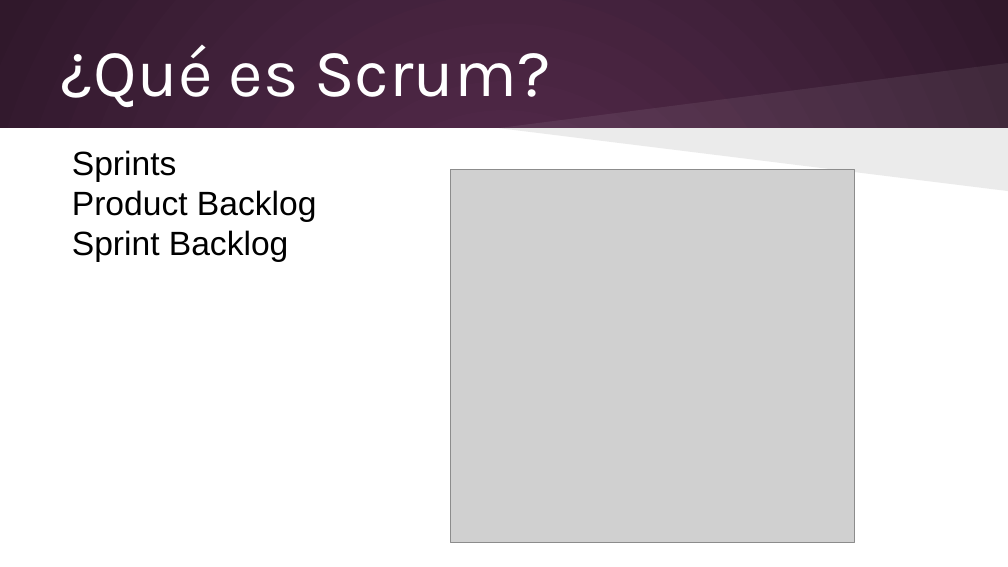
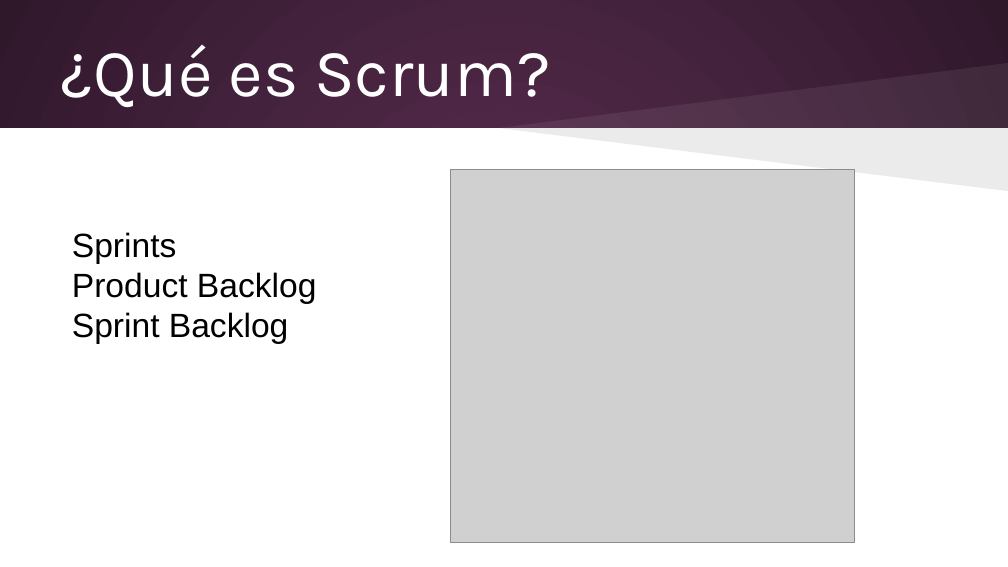
Before and after one commit to elizabethvillalobos/cenfotec-proyecto-1, a slide deck: slide 17 of Entregables/Alvaro/Metodologías de Desarrollo/Presentación viernes 13 de junio.pptx (slide 16 before the commit). Drawn at 1008x567 pixels with LibreOffice and Linux fonts; fonts in the diff are those of the drawing; grey boxes stand for pictures. Boxes give left, top, right and bottom in pixels: in the first picture for what was removed or moved away, otherwise in the second. Text is boxed around its words. In the diff, an @@ line names an element or a change of style, - is before the commit and + after.

```diff
--- a/Entregables/Alvaro/Metodologías de Desarrollo/Presentación viernes 13 de junio.pptx
+++ b/Entregables/Alvaro/Metodologías de Desarrollo/Presentación viernes 13 de junio.pptx
@@ text "Sprints" moved from (x1=72, y1=150, x2=317, y2=262) to (x1=72, y1=232, x2=317, y2=344) @@
```
Also in this commit, not shown: 16 other slides changed, 1 slide added, 26 other files.
